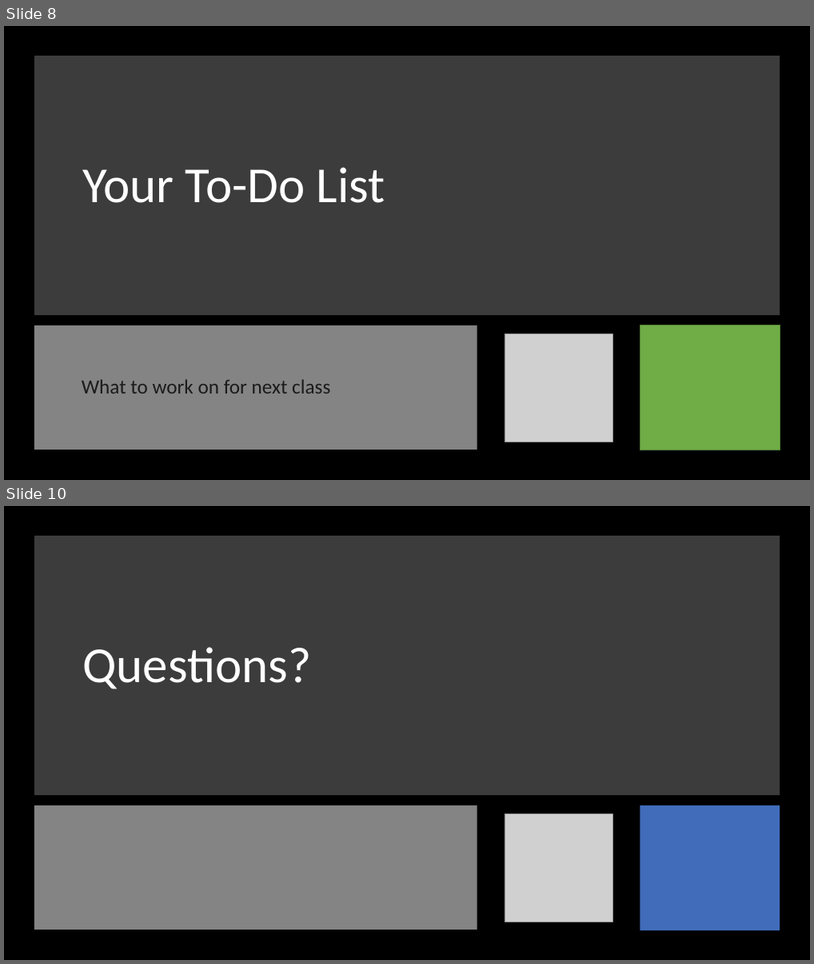
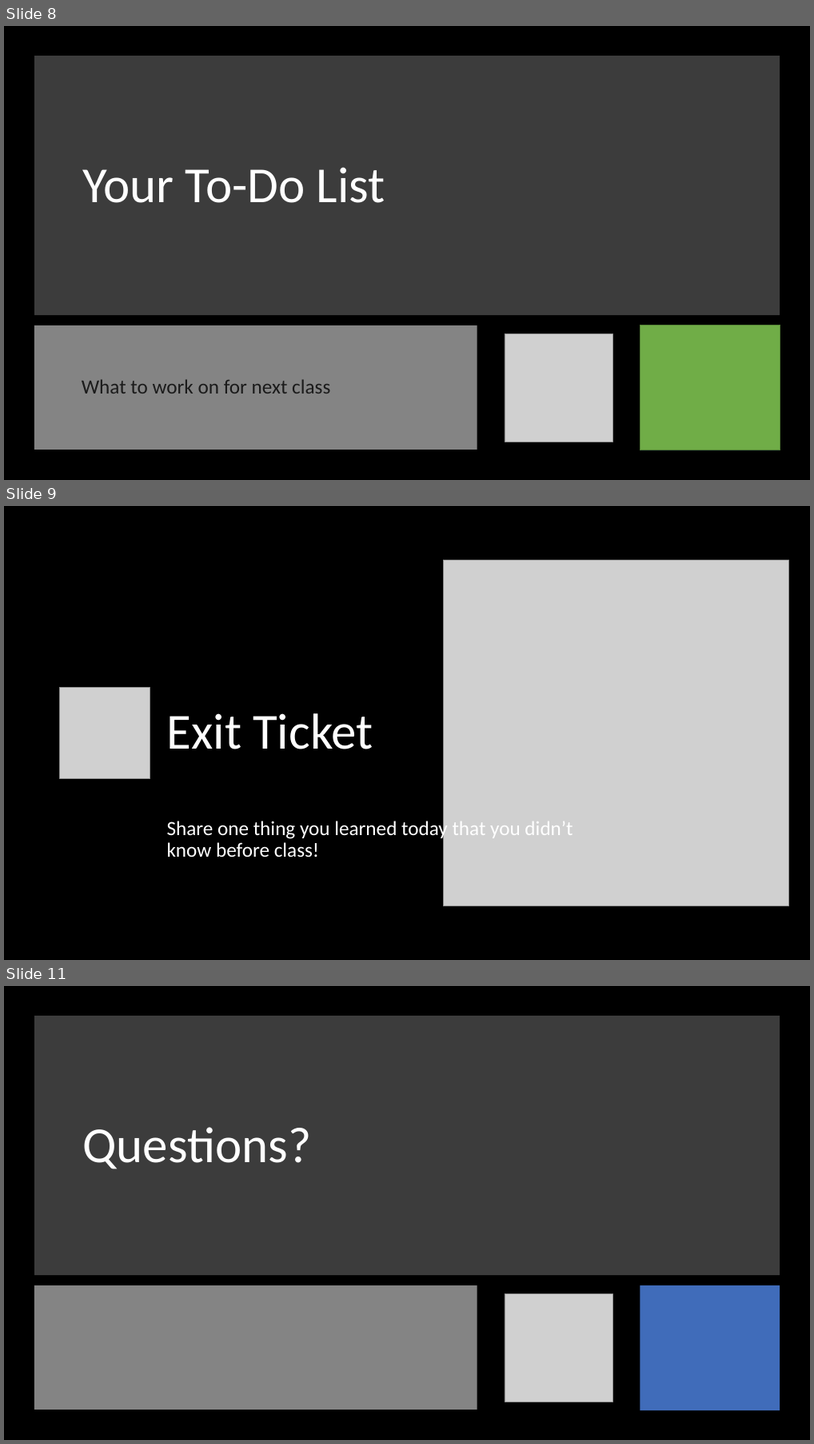
Before and after one commit to orstewar/ist346-content, a slide deck: content/_template_.pptx. Shown one above the other, each under a label of ours: slides 8 and 10 before the commit, slides 8, 9 and 11 after it; the slides between them are not shown. The pictures are 814x964 and 814x1444 pixels, drawn with LibreOffice and Linux fonts; fonts in the diff are those of the drawing; grey boxes stand for pictures. Boxes give left, top, right and bottom in pixels: in the first picture for what was removed or moved away, otherwise in the second. Text is boxed around its words. In the diff, an @@ line names an element or a change of style, - is before the commit and + after.

```diff
--- a/content/_template_.pptx
+++ b/content/_template_.pptx
@@ slide 9 added at [4, 506, 810, 960], background #000000 @@
@@ picture added at [443, 560, 789, 905] @@
@@ picture added at [60, 688, 150, 778] @@
@@ title added at [167, 713, 373, 749], 60 pt, text #FFFFFF @@
+Exit Ticket
@@ text added at [167, 819, 573, 857], 24 pt, text #FFFFFF @@
+Share one thing you learned today that you didn’t know before class!
@@ what was slide 10 is now slide 11 @@
```
Also in this commit, not shown: 1 slide changed, 1 other slide added, 1 slide removed, 6 other files.
